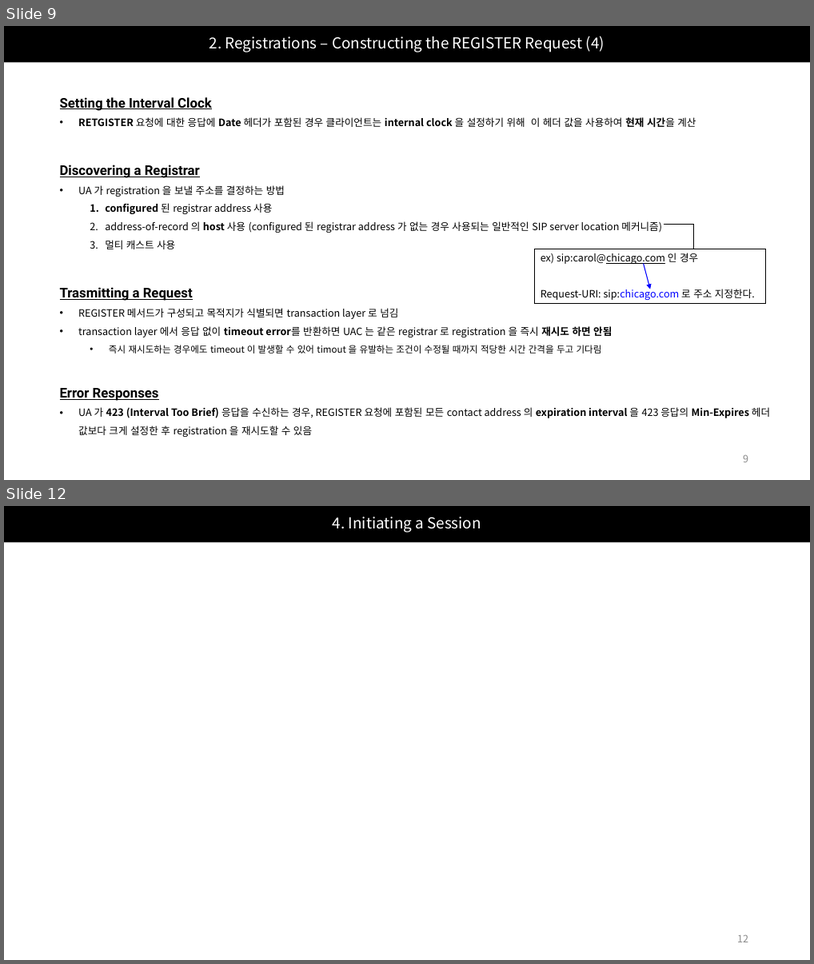
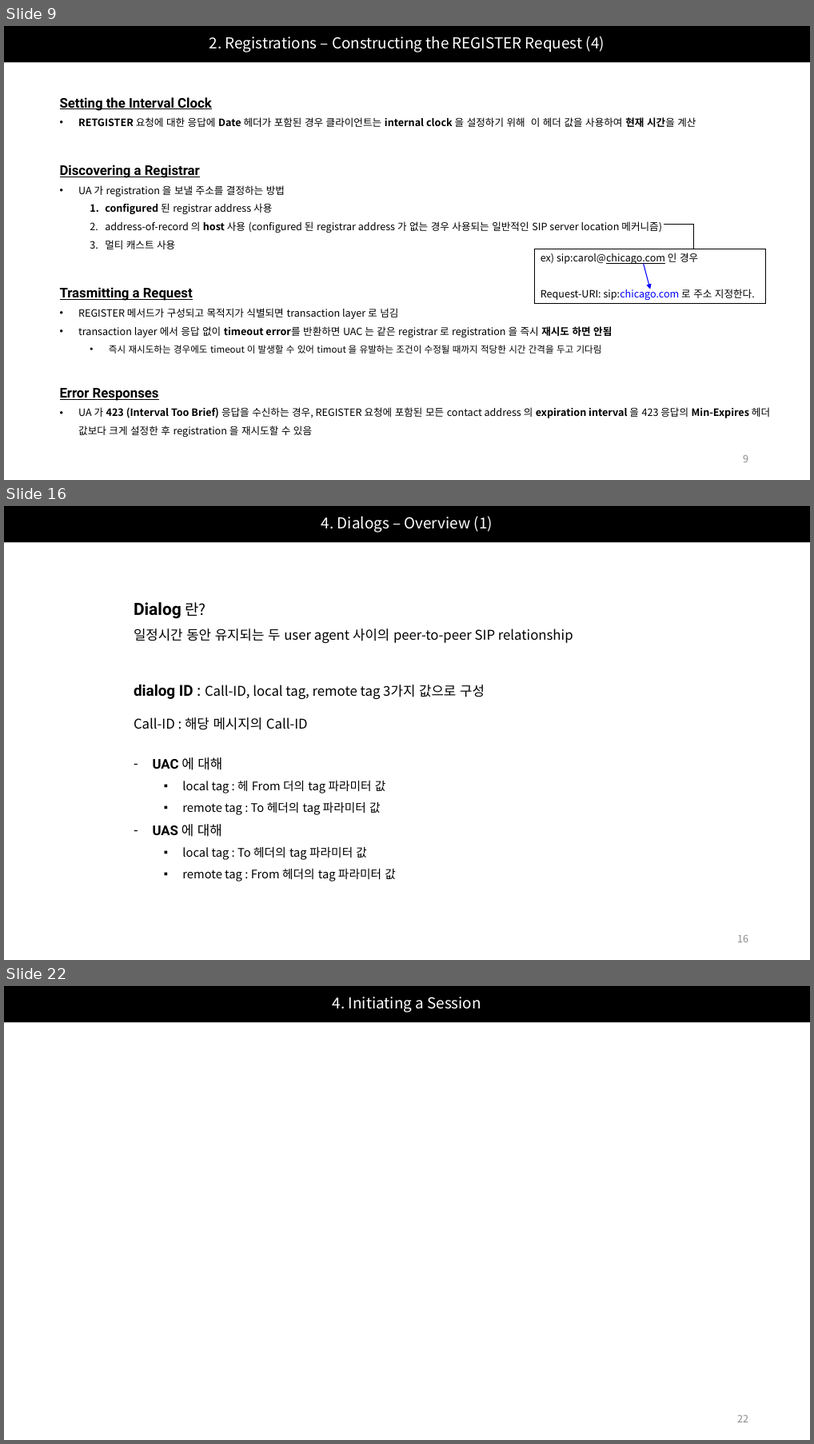
Before and after one commit to Epsilonely/SIP-Survey, a slide deck: 세미나 2차.pptx. Shown one above the other, each under a label of ours: slides 9 and 12 before the commit, slides 9, 16 and 22 after it; the slides between them are not shown. The pictures are 814x964 and 814x1444 pixels, drawn with LibreOffice and Linux fonts; fonts in the diff are those of the drawing. Boxes give left, top, right and bottom in pixels: in the first picture for what was removed or moved away, otherwise in the second. Text is boxed around its words. In the diff, an @@ line names an element or a change of style, - is before the commit and + after.

```diff
--- a/세미나 2차.pptx
+++ b/세미나 2차.pptx
@@ slide 16 added at [4,506,810,960], background #FFFFFF @@
@@ title added at [4,506,810,542], fill #000000, 18 pt, text #FFFFFF @@
+4. Dialogs – Overview (1)
@@ text added at [134,602,574,644], 16 pt, text #000000 @@
+Dialog 란?
+일정시간 동안 유지되는 두 user agent 사이의 peer-to-peer SIP relationship
@@ text added at [134,684,485,881], 14 pt, text #000000 @@
+dialog ID : Call-ID, local tag, remote tag 3가지 값으로 구성
+Call-ID : 해당 메시지의 Call-ID
+– UAC 에 대해
+  ▪ local tag : 헤 From 더의 tag 파라미터 값
+  ▪ remote tag : To 헤더의 tag 파라미터 값
+– UAS 에 대해
+  ▪ local tag : To 헤더의 tag 파라미터 값
+  ▪ remote tag : From 헤더의 tag 파라미터 값
@@ page number added at [738,935,749,942], 12 pt, text #8C8C8C @@
+16
@@ what was slide 12 is now slide 22 @@
@@ page number at [738,1415,749,1422]: text changed @@
-12
+22
```
Also in this commit, not shown: 5 slides changed, 10 other slides added, 1 slide removed.
